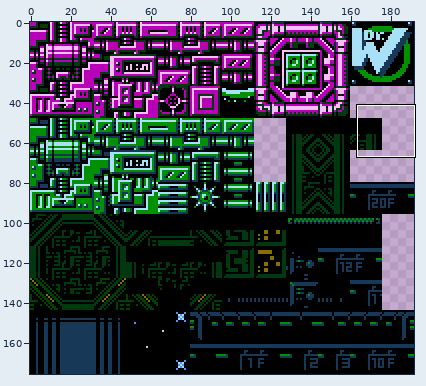
Two versions of one sprite sheet, background/images/tstMM10Wily3F2.png. Above: a wide view before the commit, with the close-up outlined.
Close-up. Before:
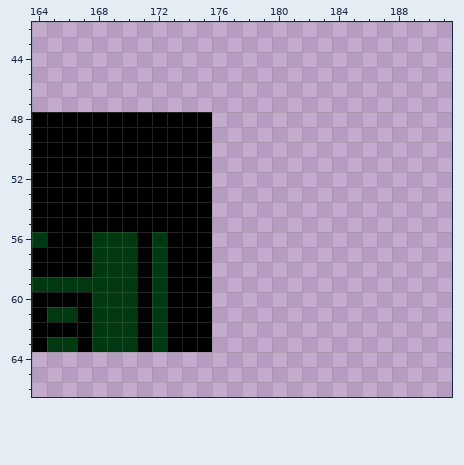
The file is 192x176 pixels. Shown: x 164..191, y 42..66.
The same view after the edit:
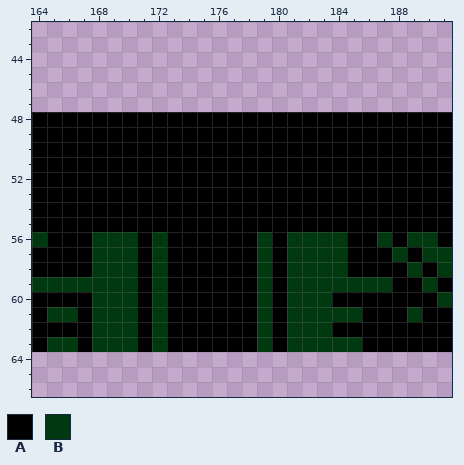
Palette (. is transparent): A #000000  B #003810
The edit:
y 48..55: x 176..191 ................ -> AAAAAAAAAAAAAAAA
y 56: x 176..191 ................ -> AAABABBBBAABABBA
y 57: x 176..191 ................ -> AAABABBBBAAABABB
y 58: x 176..191 ................ -> AAABABBBBAAAABAB
y 59: x 176..191 ................ -> AAABABBBBBBBAABA
y 60: x 176..191 ................ -> AAABABBBAAAAAAAB
y 61: x 176..191 ................ -> AAABABBBBBAAABAA
y 62: x 176..191 ................ -> AAABABBBAAAAAAAA
y 63: x 176..191 ................ -> AAABABBBBBAAAAAA
Where, in picture pixels (left, top, right, bottom), the same in both close-ups:
added: (212, 112, 452, 352)
